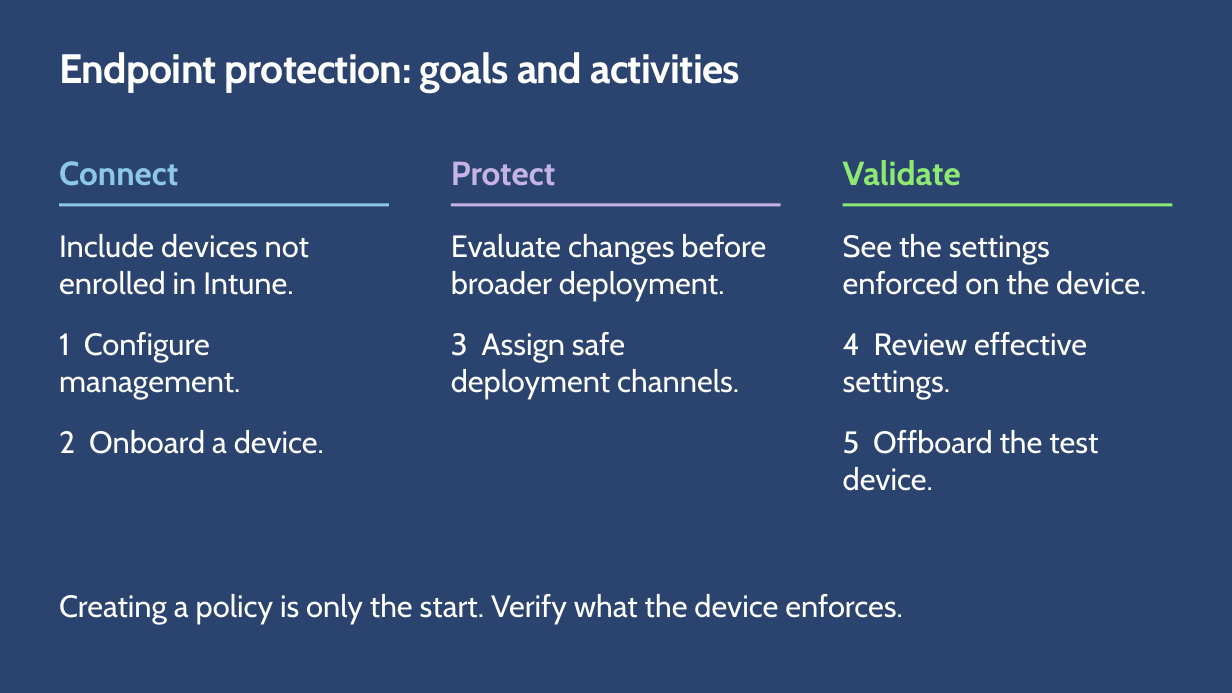
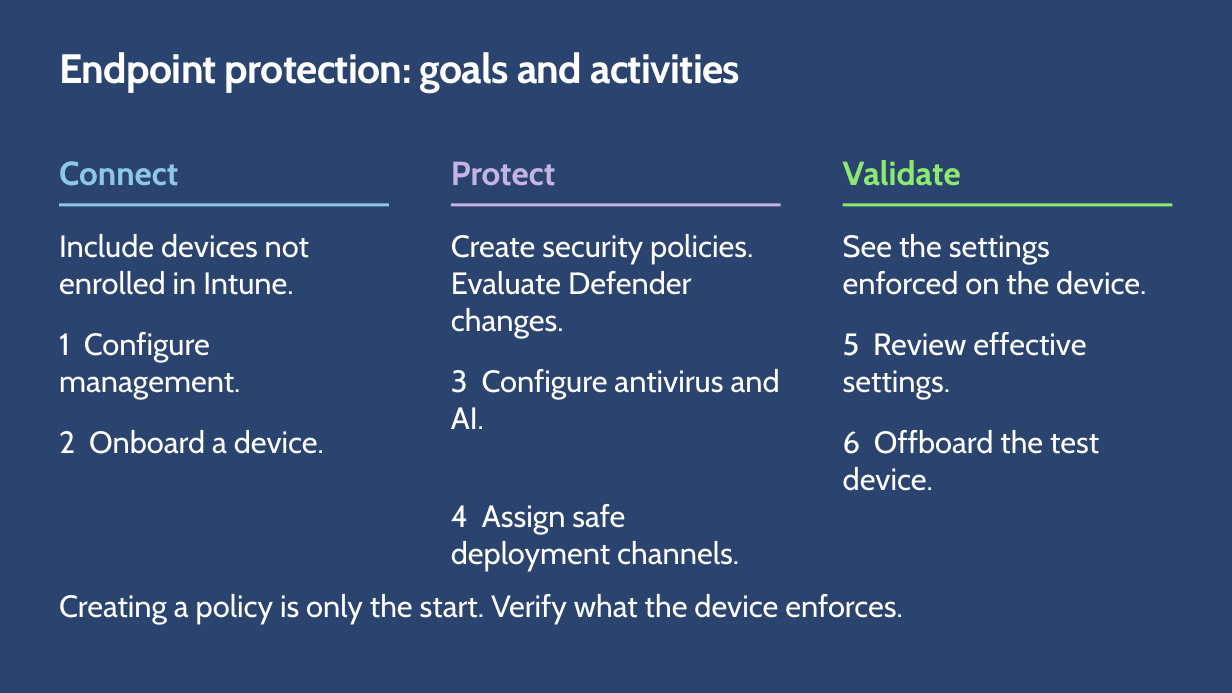
Before and after one commit to microsoft/ignite26-LAB712, a slide deck: slide 2 of docs/slides/LAB712-context-Ignite-2026.pptx. Drawn at 1232x693 pixels with LibreOffice and Linux fonts; fonts in the diff are those of the drawing; background and template pictures are left out. Boxes give left, top, right and bottom in pixels: in the first picture for what was removed or moved away, otherwise in the second. Text is boxed around its words. In the diff, an @@ line names an element or a change of style, - is before the commit and + after.

```diff
--- a/docs/slides/LAB712-context-Ignite-2026.pptx
+++ b/docs/slides/LAB712-context-Ignite-2026.pptx
@@ text at (x1=451, y1=234, x2=780, y2=570): text changed @@
-Evaluate changes before
-broader deployment.
-3 Assign safe deployment channels.
+Create security policies.
+Evaluate Defender changes.
+3 Configure antivirus and AI.
+4 Assign safe deployment channels.
@@ text at (x1=843, y1=332, x2=1099, y2=491): text changed @@
-4 Review effective settings.
-5 Offboard the test device.
+5 Review effective settings.
+6 Offboard the test device.
```
Also in this commit, not shown: 1 other slide changed, 12 other files.
